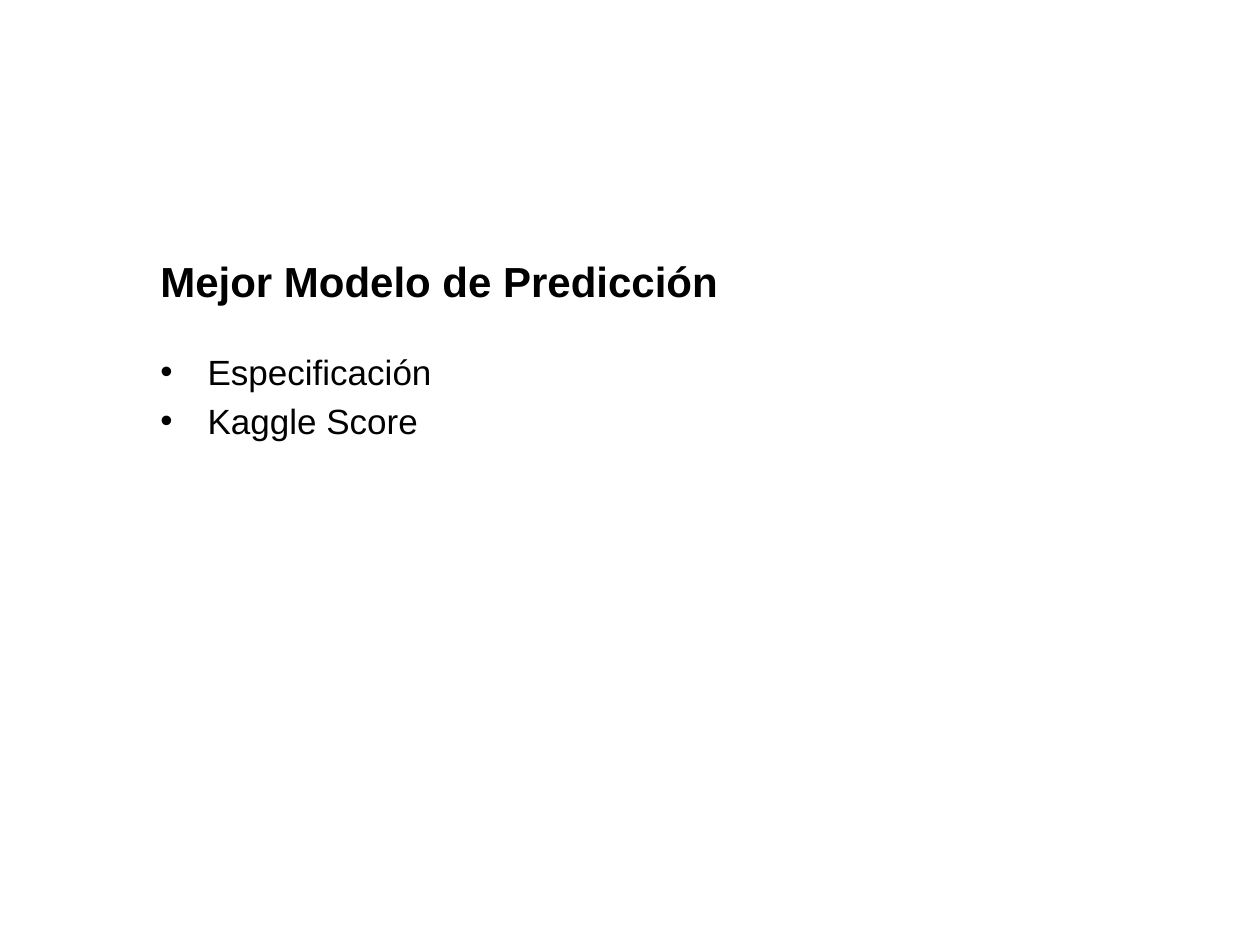
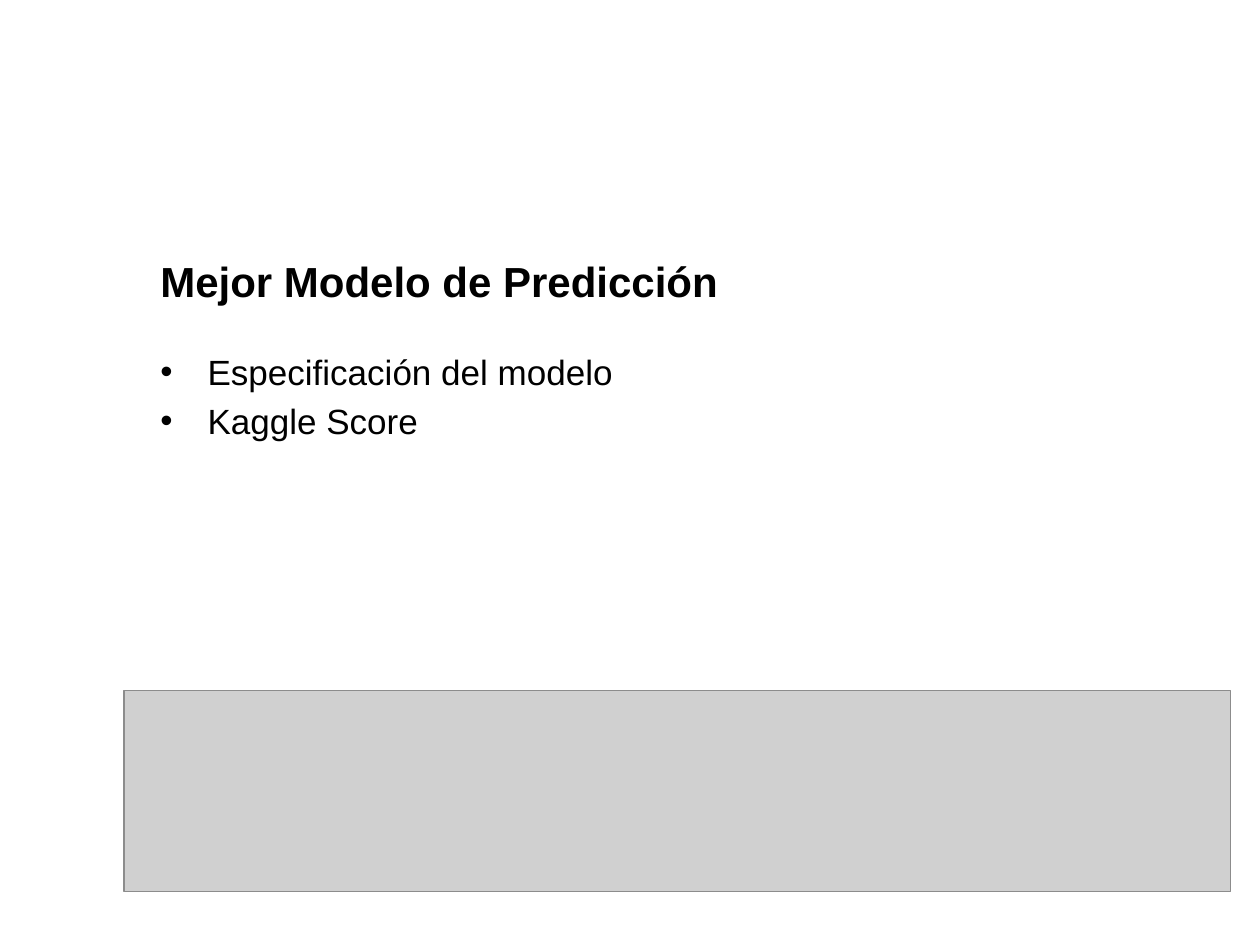
Before and after one commit to VivianCabanzo/Taller2_Predicting-Poverty, a slide deck: slide 2 of Presentaciones/data_equipo_08.pptx. Drawn at 1260x945 pixels with LibreOffice and Linux fonts; fonts in the diff are those of the drawing; grey boxes stand for pictures; background and template pictures are left out. Boxes give left, top, right and bottom in pixels: in the first picture for what was removed or moved away, otherwise in the second. Text is boxed around its words. In the diff, an @@ line names an element or a change of style, - is before the commit and + after.

```diff
--- a/Presentaciones/data_equipo_08.pptx
+++ b/Presentaciones/data_equipo_08.pptx
@@ text at <box>208,359,613,392</box>: text changed @@
-• Especificación
+• Especificación del modelo
@@ picture added at <box>123,690,1230,891</box> @@
```
